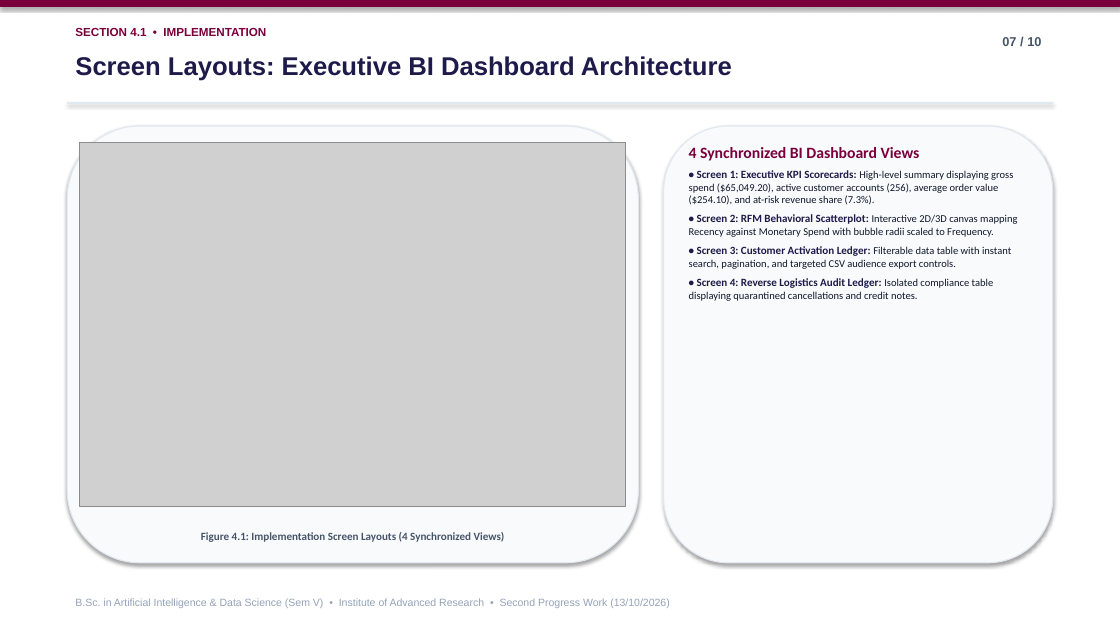
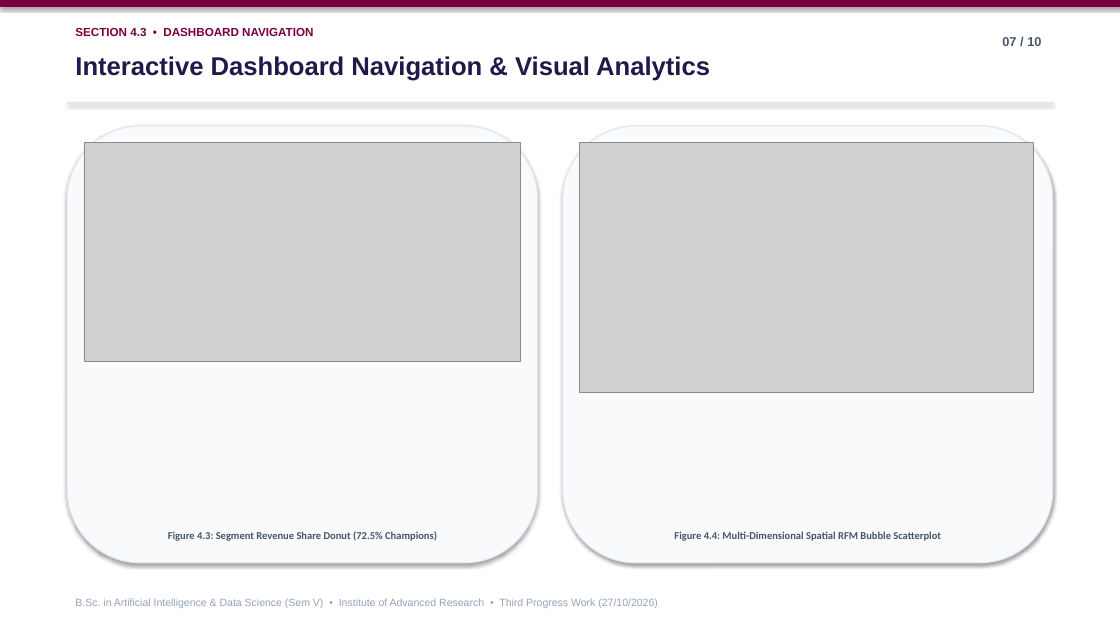
Before and after one commit to Deep-k-coder/ecommerce-rfm-analytics, a slide deck: slide 7 of Deep_Koshiya_ProjectPresentation.pptx. Drawn at 1120x630 pixels with LibreOffice and Linux fonts; fonts in the diff are those of the drawing; grey boxes stand for pictures. Boxes give left, top, right and bottom in pixels: in the first picture for what was removed or moved away, otherwise in the second. Text is boxed around its words. In the diff, an @@ line names an element or a change of style, - is before the commit and + after.

Commit message:
feat(phase3): deliver complete Third Progress Work (27/10/2026 - 10 Marks) report and presentation

```diff
--- a/Deep_Koshiya_ProjectPresentation.pptx
+++ b/Deep_Koshiya_ProjectPresentation.pptx
@@ text at bbox=[75, 28, 313, 36]: text changed @@
-SECTION 4.1 • IMPLEMENTATION
+SECTION 4.3 • DASHBOARD NAVIGATION
@@ text at bbox=[75, 56, 710, 81]: text changed @@
-Screen Layouts: Executive BI Dashboard Architecture
+Interactive Dashboard Navigation & Visual Analytics
@@ rounded rectangle: place and size @@
-rounded rectangle at bbox=[67, 126, 639, 563]
+rounded rectangle at bbox=[67, 126, 538, 563]
@@ picture: place and size @@
-picture at bbox=[80, 143, 626, 507]
+picture at bbox=[84, 143, 521, 361]
@@ rounded rectangle: place and size @@
-rounded rectangle at bbox=[664, 126, 1053, 563]
+rounded rectangle at bbox=[563, 126, 1053, 563]
@@ picture added at bbox=[580, 143, 1033, 392] @@
@@ text removed at bbox=[689, 147, 1017, 301] @@
-4 Synchronized BI Dashboard Views
-• Screen 1: Executive KPI Scorecards: High-level summary displaying gross spend ($65,049.20), active customer accounts (256), average order value ($254.10), and at-risk revenue share (7.3%).
-• Screen 2: RFM Behavioral Scatterplot: Interactive 2D/3D canvas mapping Recency against Monetary Spend with bubble radii scaled to Frequency.
-• Screen 3: Customer Activation Ledger: Filterable data table with instant search, pagination, and targeted CSV audience export controls.
-• Screen 4: Reverse Logistics Audit Ledger: Isolated compliance table displaying quarantined cancellations and credit notes.
@@ text at bbox=[168, 531, 437, 541]: text changed; size 9.5 to 9 pt @@
-Figure 4.1: Implementation Screen Layouts (4 Synchronized Views)
+Figure 4.3: Segment Revenue Share Donut (72.5% Champions)
@@ text added at bbox=[674, 531, 941, 541], 9 pt, text #475569, bold @@
+Figure 4.4: Multi-Dimensional Spatial RFM Bubble Scatterplot
@@ text at bbox=[75, 598, 658, 608]: text changed @@
-B.Sc. in Artificial Intelligence & Data Science (Sem V) • Institute of Advanced Research • Second Progress Work (13/10/2026)
+B.Sc. in Artificial Intelligence & Data Science (Sem V) • Institute of Advanced Research • Third Progress Work (27/10/2026)
```
Also in this commit, not shown: 5 other slides changed, 4 slides added, 4 slides removed, 20 other files.
